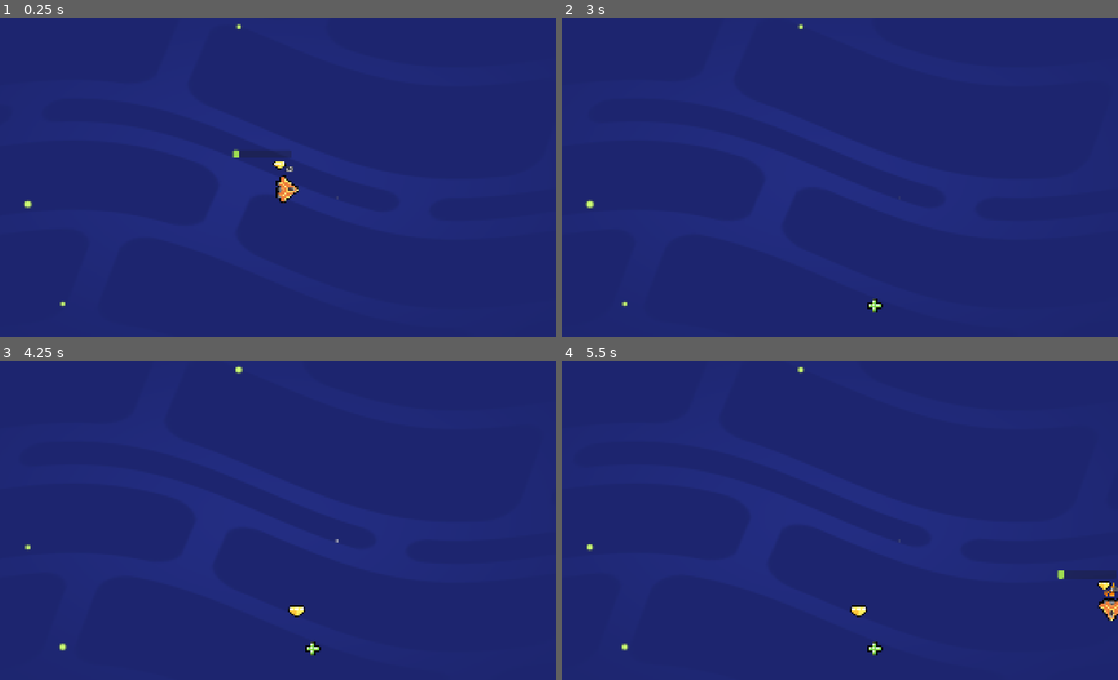
Above: before the commit, frames 1-4 (two rows, left to right).
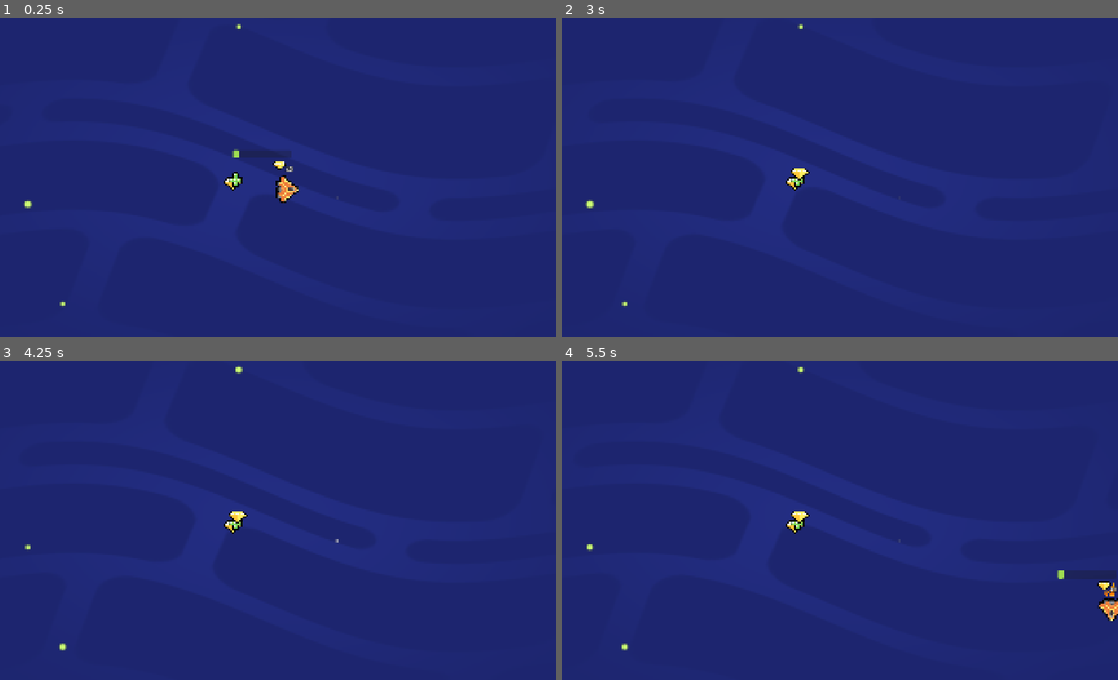
Above: after the commit, the same moments.

Repository: Pawsibilitee/M5-Loot-it-All
Game: Godot game, scene res://lessons/space_level.tscn
Same seed, same stepped clock (60 frames per second), same inputs: the game is played once before the commit and once after it.
Inputs (mouse positions are in pixels of both pictures, inside the frame that each line leads up to):
- Up to frame 1 (0.25 s): no input
- Up to frame 2 (3 s): tap Enter at 0.5 s; move the mouse to (956, 158) at 0.52 s; hold D (move_right) 0.53-1.25 s; tap Z at 0.6, 2.1 s; click (956, 158) at 0.67 s; tap Space at 0.77, 2.75 s; drag from (712, 190) to (1001, 190) at 1.27 s; move the mouse to (884, 100) at 2.02 s; hold D (move_right) 2.03-2.75 s; drag from (795, 238) to (650, 123) at 2.77 s
- Up to frame 3 (4.25 s): tap Enter at 3.5 s; move the mouse to (439, 565) at 3.52 s; hold A (move_left) from 3.53 s (still down); tap Z at 3.6 s; tap Space at 3.77 s
- Up to frame 4 (5.5 s): release A (move_left) at 4.25 s; tap Space at 4.25 s; drag from (650, 466) to (739, 434) at 4.27 s; move the mouse to (856, 517) at 5.02 s; hold S (move_down) from 5.03 s (still down); tap Z at 5.1 s; click (856, 517) at 5.17 s

The runs differ from the first frame. In frame 1, 0.1% of the frame differs, in the area x 40-44%, y 48-55%; in frame 2, 0.3%; in frame 3, 0.4%; in frame 4, 0.4%, in the area x 40-100%, y 47-93%.
Error before the commit: Invalid access to property or key 'timeout' on a base object of type 'null instance'. (res://random_item_placer.gd:10)

Commit message:
lesson 8 done

Diff:
--- a/gem.tscn
+++ b/gem.tscn
@@ -7,6 +7,7 @@
 radius = 25.019993
 
 [node name="Gem" type="Area2D" groups=["Gem"]]
+collision_layer = 2
 script = ExtResource("1_edvqy")
 
 [node name="Sprite2D" type="Sprite2D" parent="."]
--- a/health_pack.tscn
+++ b/health_pack.tscn
@@ -7,6 +7,7 @@
 radius = 25.019993
 
 [node name="Health pack" type="Area2D" groups=["Healing_item"]]
+collision_layer = 2
 script = ExtResource("1_bboee")
 
 [node name="Sprite2D" type="Sprite2D" parent="."]
--- a/lessons/ship.tscn
+++ b/lessons/ship.tscn
@@ -22,6 +22,7 @@
 outline_color = Color(0.047058824, 0.047058824, 0.047058824, 1)
 
 [node name="ship" type="Area2D"]
+collision_mask = 2
 script = ExtResource("4_p1sls")
 
 [node name="Sprite2D" type="Sprite2D" parent="."]
--- a/lessons/space_level.tscn
+++ b/lessons/space_level.tscn
@@ -1,16 +1,31 @@
-[gd_scene load_steps=5 format=3 uid="uid://btkjymc78ap8d"]
+[gd_scene load_steps=7 format=3 uid="uid://btkjymc78ap8d"]
 
 [ext_resource type="Script" uid="uid://bcp1vqduh2a7l" path="res://random_item_placer.gd" id="1_dru4e"]
 [ext_resource type="PackedScene" uid="uid://dmv50krf4bo5r" path="res://lessons/ship.tscn" id="2_2j1u5"]
 [ext_resource type="PackedScene" uid="uid://bxfevggvxo634" path="res://assets/background/space_background.tscn" id="3_e6xy1"]
+[ext_resource type="PackedScene" uid="uid://dy5y3hr4yh2ky" path="res://health_pack.tscn" id="3_etm7e"]
 [ext_resource type="PackedScene" uid="uid://b1yl6aosq3kty" path="res://random_item_placer.tscn" id="4_4rc43"]
+[ext_resource type="PackedScene" uid="uid://djdg6fagrspd0" path="res://gem.tscn" id="5_kd2gs"]
 
 [node name="Level" type="Node2D"]
 script = ExtResource("1_dru4e")
 
 [node name="Ship" parent="." instance=ExtResource("2_2j1u5")]
 position = Vector2(946, 546)
+collision_mask = 2
 
 [node name="SpaceBackground" parent="." instance=ExtResource("3_e6xy1")]
 
 [node name="RandomItemPlacer" parent="." instance=ExtResource("4_4rc43")]
+visible = false
+
+[node name="Gem" parent="." instance=ExtResource("5_kd2gs")]
+position = Vector2(372, 98)
+collision_layer = 2
+
+[node name="Health pack" parent="." instance=ExtResource("3_etm7e")]
+position = Vector2(381, 85)
+collision_layer = 2
+
+[node name="Timer" type="Timer" parent="."]
+autostart = true
--- a/random_item_placer.gd
+++ b/random_item_placer.gd
@@ -1,18 +1,20 @@
 extends Node2D
-
 
 var item_scenes := [
 	preload("gem.tscn"),
 	preload("health_pack.tscn")
 ]
 
+
 func _ready() -> void:
 	get_node("Timer").timeout.connect(_on_timer_timeout)
+
 
 func _on_timer_timeout() -> void:
 	var random_item_scene: PackedScene = item_scenes.pick_random()
 	var item_instance := random_item_scene.instantiate()
 	add_child(item_instance)
+
 	var viewport_size := get_viewport_rect().size
 	var random_position := Vector2(0.0, 0.0)
 	random_position.x = randf_range(0.0, viewport_size.x)
